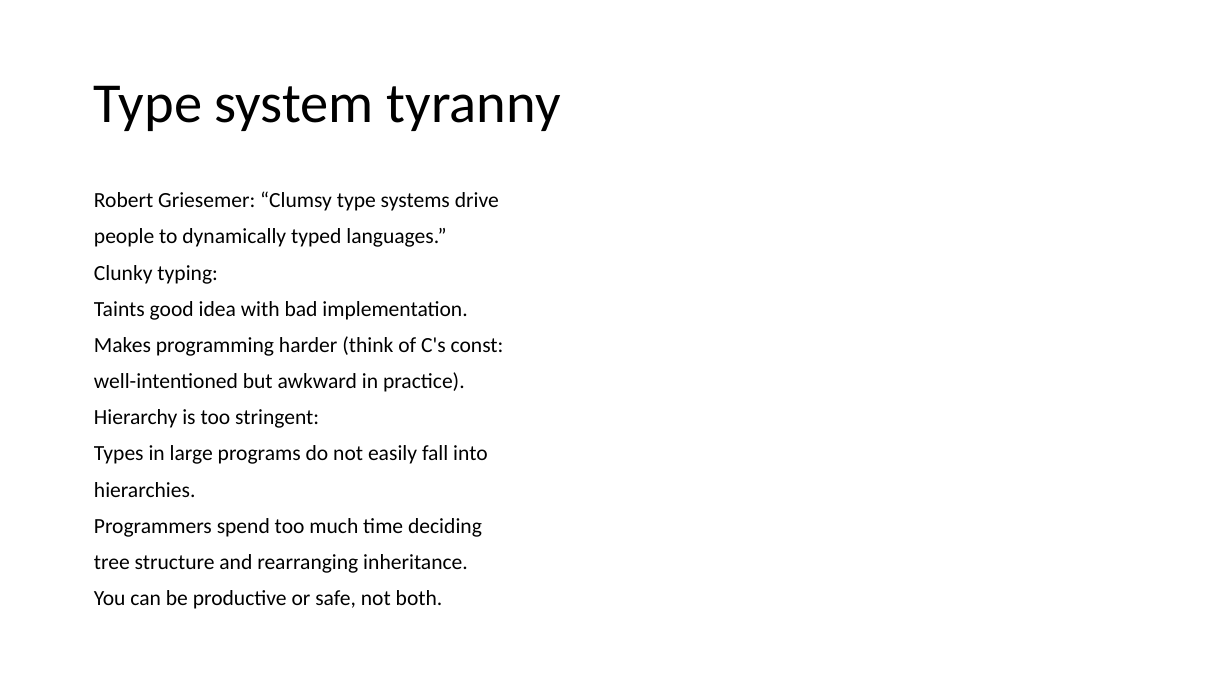
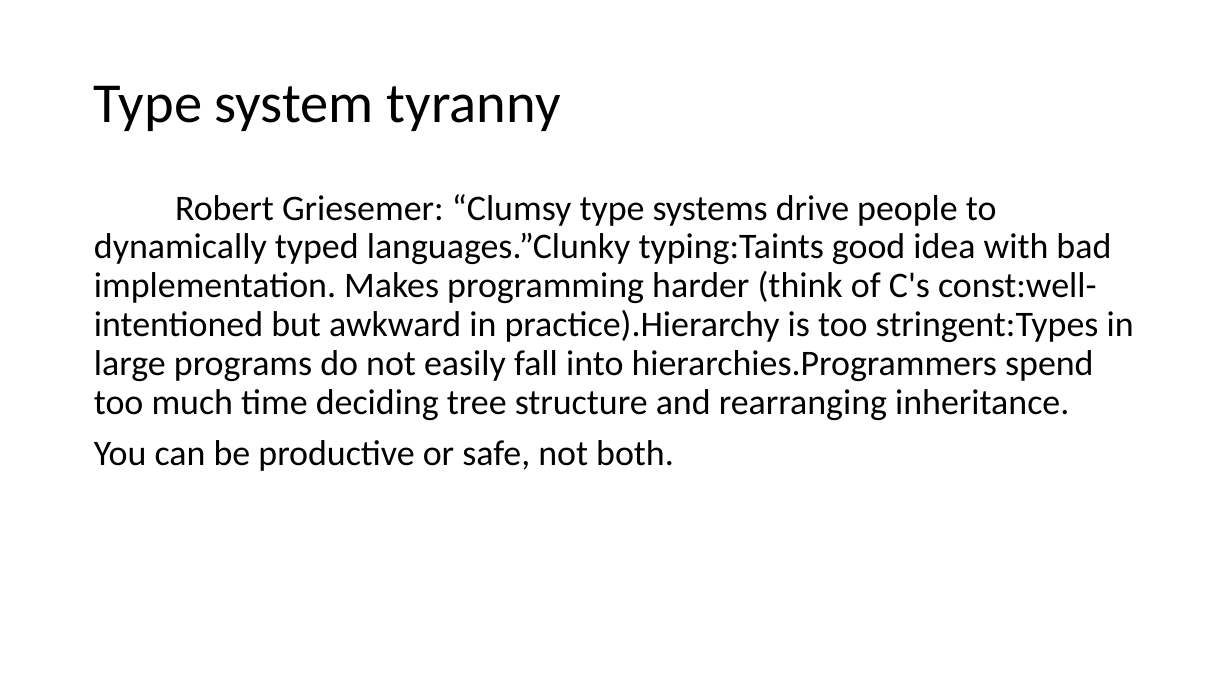
Before and after one commit to firstbird/goPresent, a slide deck: slide 7 of go introduction.pptx (slide 8 before the commit). Drawn at 1232x693 pixels with LibreOffice and Linux fonts; fonts in the diff are those of the drawing. Boxes give left, top, right and bottom in pixels: in the first picture for what was removed or moved away, otherwise in the second. Text is boxed around its words. In the diff, an @@ line names an element or a change of style, - is before the commit and + after.

```diff
--- a/go introduction.pptx
+++ b/go introduction.pptx
@@ text at (94, 194, 1134, 420): text changed; size 16.8 to 28 pt @@
-Robert Griesemer: “Clumsy type systems drive
-people to dynamically typed languages.”
-Clunky typing:
-Taints good idea with bad implementation.
-Makes programming harder (think of C's const:
-well-intentioned but awkward in practice).
-Hierarchy is too stringent:
-Types in large programs do not easily fall into
-hierarchies.
-Programmers spend too much time deciding
-tree structure and rearranging inheritance.
+Robert Griesemer: “Clumsy type systems drive people to dynamically typed languages.”Clunky typing:Taints good idea with bad implementation. Makes programming harder (think of C's const:well-intentioned but awkward in practice).Hierarchy is too stringent:Types in large programs do not easily fall into hierarchies.Programmers spend too much time deciding tree structure and rearranging inheritance.
@@ text at (94, 440, 674, 471): size 16.8 to 28 pt in "You can be productive or safe, not ..." @@
```
Also in this commit, not shown: 1 other slide changed, 1 slide removed, 1 other file.
